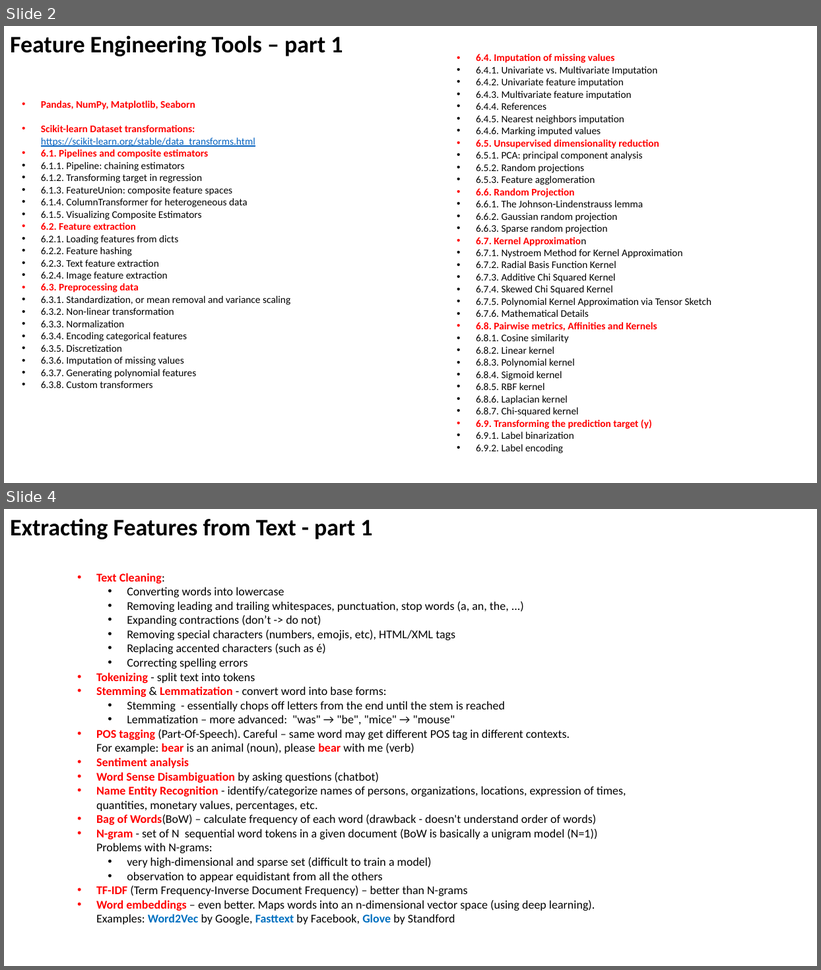
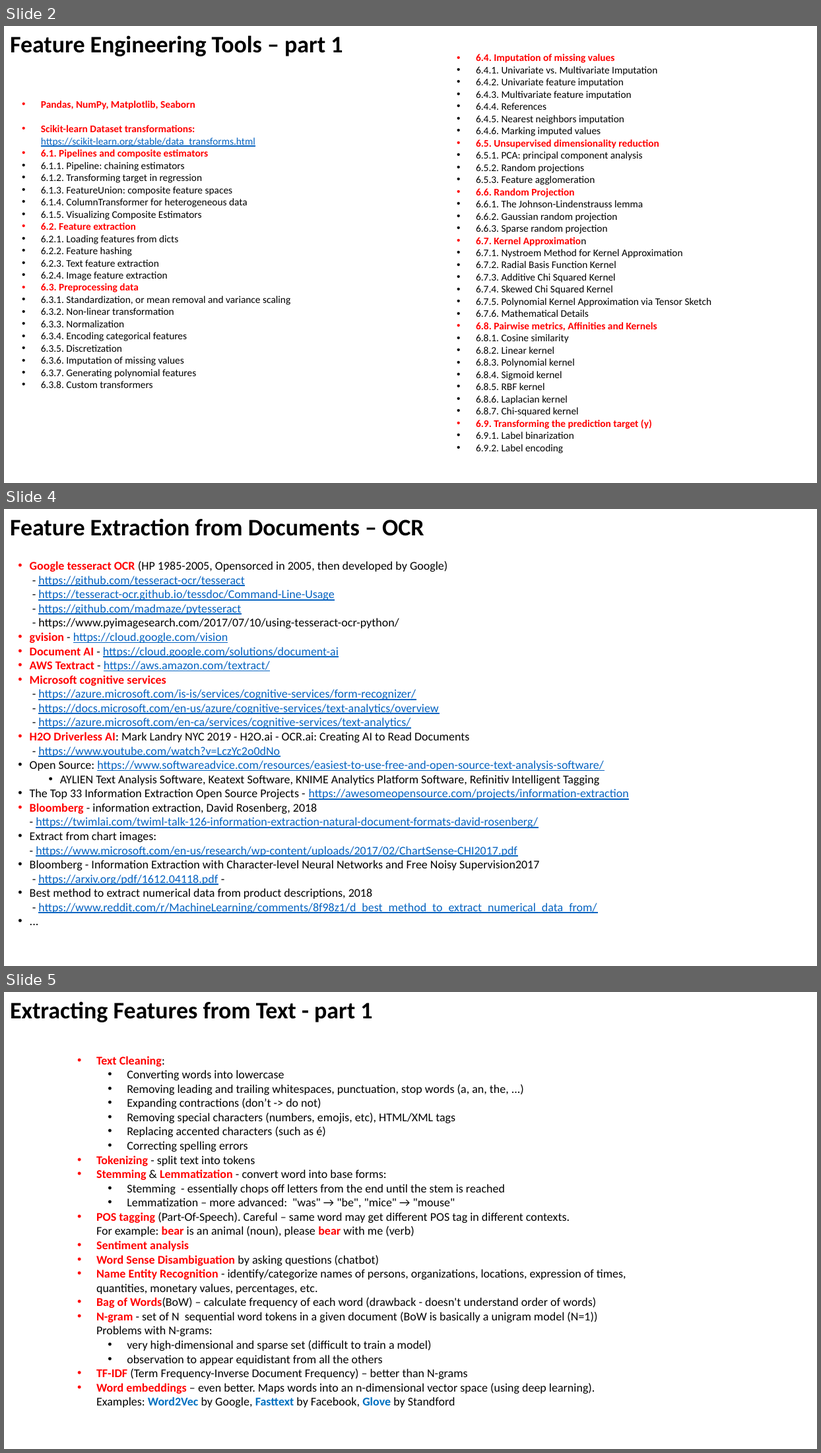
Before and after one commit to lselector/ml_ai_doc, a slide deck: Feature_Engineering.pptx. Shown one above the other, each under a label of ours: slides 2 and 4 before the commit, slides 2, 4 and 5 after it; the slides between them are not shown. The pictures are 821x970 and 821x1453 pixels, drawn with LibreOffice and Linux fonts; fonts in the diff are those of the drawing. Boxes give left, top, right and bottom in pixels: in the first picture for what was removed or moved away, otherwise in the second. Text is boxed around its words. In the diff, an @@ line names an element or a change of style, - is before the commit and + after.

```diff
--- a/Feature_Engineering.pptx
+++ b/Feature_Engineering.pptx
@@ slide 4 added at bbox=[4, 509, 817, 966], background #FFFFFF @@
@@ text added at bbox=[10, 518, 424, 536], 28 pt, text #000000, bold @@
+Feature Extraction from Documents – OCR
@@ text added at bbox=[30, 561, 629, 914], 14 pt, text #0563C1, underline @@
+• Google tesseract OCR (HP 1985-2005, Opensorced in 2005, then developed by Google)
+  - https://github.com/tesseract-ocr/tesseract
+  - https://tesseract-ocr.github.io/tessdoc/Command-Line-Usage
+  - https://github.com/madmaze/pytesseract
+  - https://www.pyimagesearch.com/2017/07/10/using-tesseract-ocr-python/
+• gvision - https://cloud.google.com/vision
+• Document AI - https://cloud.google.com/solutions/document-ai
+• AWS Textract - https://aws.amazon.com/textract/
+• Microsoft cognitive services
+  - https://azure.microsoft.com/is-is/services/cognitive-services/form-recognizer/
+  - https://docs.microsoft.com/en-us/azure/cognitive-services/text-analytics/overview
+  - https://azure.microsoft.com/en-ca/services/cognitive-services/text-analytics/
+• H2O Driverless AI: Mark Landry NYC 2019 - H2O.ai - OCR.ai: Creating AI to Read Documents
+  - https://www.youtube.com/watch?v=LczYc2o0dNo
+• Open Source: https://www.softwareadvice.com/resources/easiest-to-use-free-and-open-source-text-analysis-software/
+  • AYLIEN Text Analysis Software, Keatext Software, KNIME Analytics Platform Software, Refinitiv Intelligent Tagging
+• The Top 33 Information Extraction Open Source Projects - https://awesomeopensource.com/projects/information-extraction
+• Bloomberg - information extraction, David Rosenberg, 2018
+  - https://twimlai.com/twiml-talk-126-information-extraction-natural-document-formats-david-rosenberg/
+• Extract from chart images:
+  - https://www.microsoft.com/en-us/research/wp-content/uploads/2017/02/ChartSense-CHI2017.pdf
+• Bloomberg - Information Extraction with Character-level Neural Networks and Free Noisy Supervision2017
+  - https://arxiv.org/pdf/1612.04118.pdf -
+• Best method to extract numerical data from product descriptions, 2018
+  - https://www.reddit.com/r/MachineLearning/comments/8f98z1/d_best_method_to_extract_numerical_data_from/
+• ...
@@ what was slide 4 is now slide 5 @@
```
Also in this commit, not shown: 4 slides changed, 4 other slides added.
